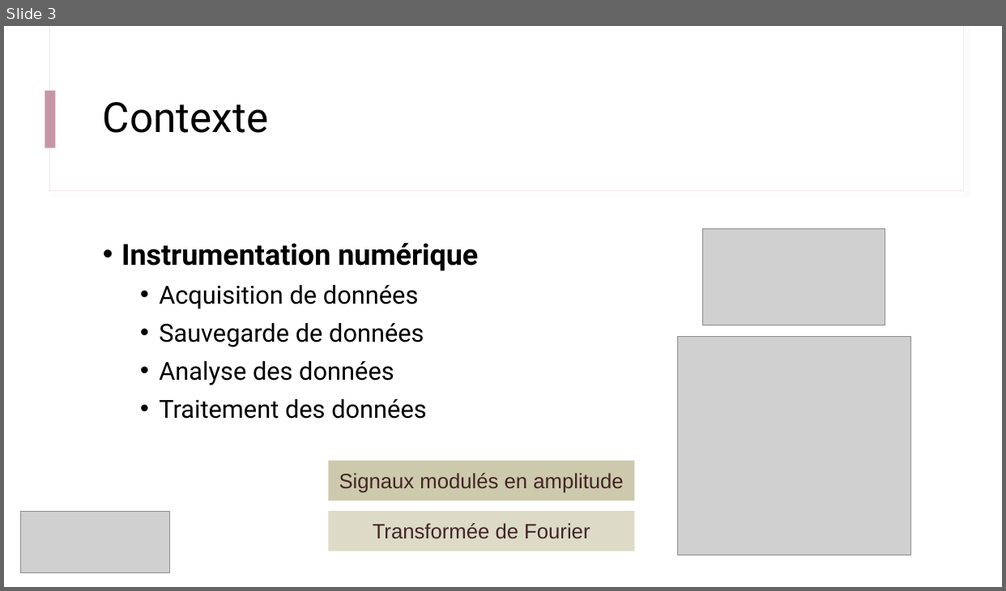
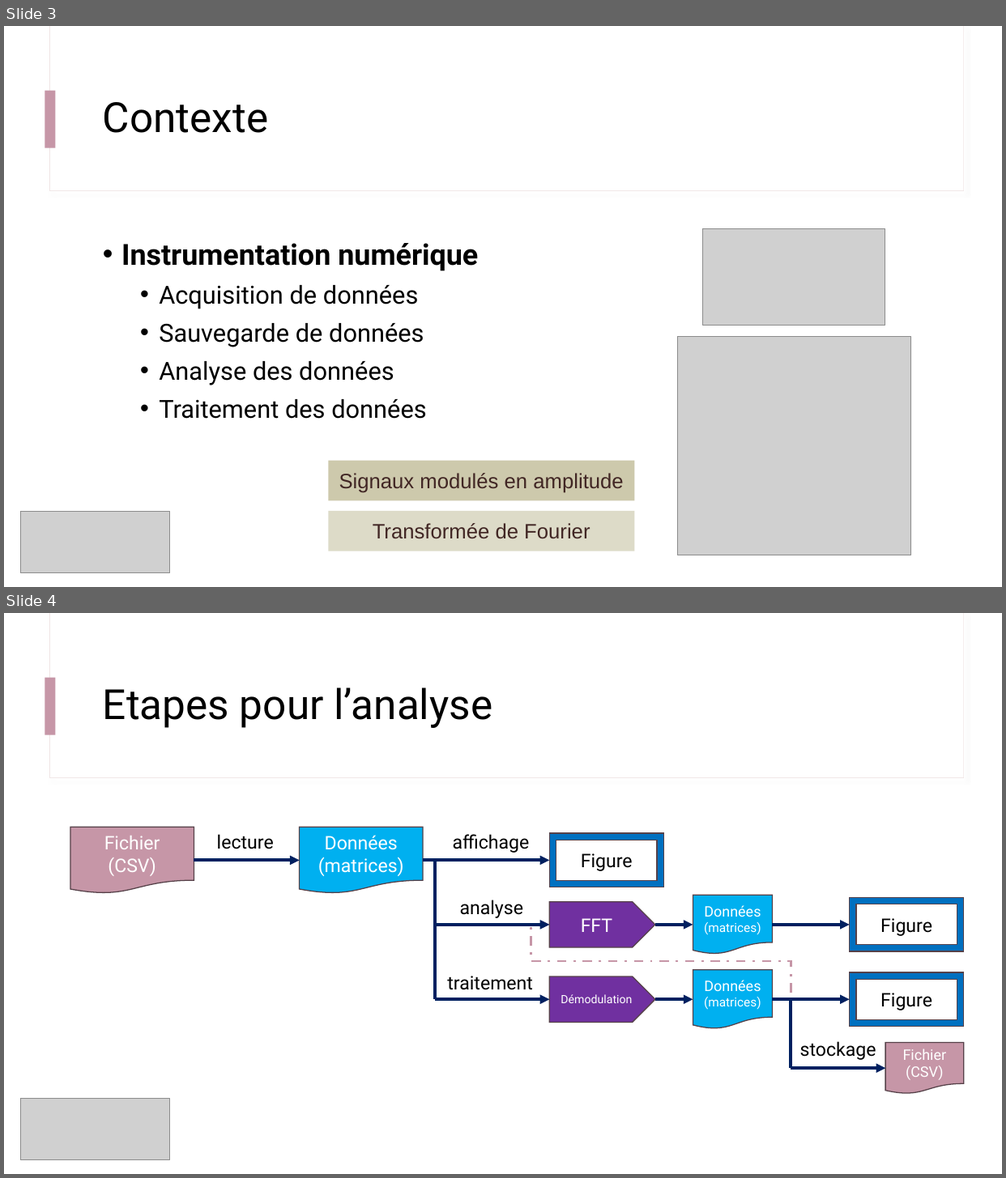
Before and after one commit to IOGS-Digital-Methods/semester-5, a slide deck: ONIP/onip_b3_traitement_1D/B3_0_Deroulement.pptx. Shown one above the other, each under a label of ours: slide 3 before the commit, slides 3 and 4 after it. The pictures are 1006x591 and 1006x1178 pixels, drawn with LibreOffice and Linux fonts; fonts in the diff are those of the drawing; grey boxes stand for pictures. Boxes give left, top, right and bottom in pixels: in the first picture for what was removed or moved away, otherwise in the second. Text is boxed around its words. In the diff, an @@ line names an element or a change of style, - is before the commit and + after.

```diff
--- a/ONIP/onip_b3_traitement_1D/B3_0_Deroulement.pptx
+++ b/ONIP/onip_b3_traitement_1D/B3_0_Deroulement.pptx
@@ slide 4 added at <box>4,613,1002,1174</box>, background #FFFFFF; not listed: 3 template elements that a slide beside it also shows @@
@@ title added at <box>103,688,492,728</box>, 40 pt, text #000000 @@
+Etapes pour l’analyse
@@ flow chart document added at <box>70,827,194,894</box>, fill #C696A7, outline #574249 1 pt, 18 pt, text #FFFFFF @@
+Fichier
+(CSV)
@@ flow chart document added at <box>300,827,424,894</box>, fill #00B0F0, outline #574249 1 pt, 18 pt, text #FFFFFF @@
+Données
+(matrices)
@@ text added at <box>217,834,274,850</box>, 18 pt, text #000000 @@
+lecture
@@ text added at <box>453,834,530,853</box>, 18 pt, text #000000 @@
+affichage
@@ frame added at <box>550,833,664,887</box>, fill #0070C0, outline #574249 1 pt, 18 pt, text #000000 @@
+Figure
@@ arrow added from (194, 861) to (300, 861), #002060 3 pt @@
@@ arrow added from (424, 861) to (550, 861), #002060 3 pt @@
@@ line added from (434, 861) to (434, 925), #002060 3 pt @@
@@ text added at <box>460,900,524,918</box>, 18 pt, text #000000 @@
+analyse
@@ pentagon arrow added at <box>550,902,655,948</box>, fill #7030A0, outline #574249 1 pt, 18 pt, text #FFFFFF @@
+FFT
@@ flow chart document added at <box>692,895,772,954</box>, fill #00B0F0, outline #574249 1 pt, 12 pt, text #FFFFFF @@
+Données
+(matrices)
@@ frame added at <box>849,898,964,952</box>, fill #0070C0, outline #574249 1 pt, 18 pt, text #000000 @@
+Figure
@@ arrow added from (434, 925) to (550, 925), #002060 3 pt @@
@@ line added from (434, 925) to (434, 999), #002060 3 pt @@
@@ elbow arrow added from (773, 1000) to (550, 925), #C696A7 2.25 pt dashed @@
@@ arrow added from (655, 925) to (692, 925), #002060 3 pt @@
@@ arrow added from (773, 925) to (849, 925), #002060 3 pt @@
@@ text added at <box>447,976,533,990</box>, 18 pt, text #000000 @@
+traitement
@@ pentagon arrow added at <box>550,977,655,1023</box>, fill #7030A0, outline #574249 1 pt, 11 pt, text #FFFFFF @@
+Démodulation
@@ flow chart document added at <box>692,970,772,1029</box>, fill #00B0F0, outline #574249 1 pt, 12 pt, text #FFFFFF @@
+Données
+(matrices)
@@ frame added at <box>849,973,964,1026</box>, fill #0070C0, outline #574249 1 pt, 18 pt, text #000000 @@
+Figure
@@ arrow added from (434, 1000) to (550, 1000), #002060 3 pt @@
@@ arrow added from (655, 1000) to (692, 1000), #002060 3 pt @@
@@ arrow added from (773, 1000) to (849, 1000), #002060 3 pt @@
@@ line added from (791, 999) to (791, 1068), #002060 3 pt @@
@@ text added at <box>800,1041,876,1060</box>, 18 pt, text #000000 @@
+stockage
@@ flow chart document added at <box>886,1043,965,1094</box>, fill #C696A7, outline #574249 1 pt, 14 pt, text #FFFFFF @@
+Fichier
+(CSV)
@@ arrow added from (791, 1068) to (886, 1068), #002060 3 pt @@
@@ picture added at <box>20,1099,170,1161</box> @@
```
Also in this commit, not shown: 1 other slide added, 27 other files.
